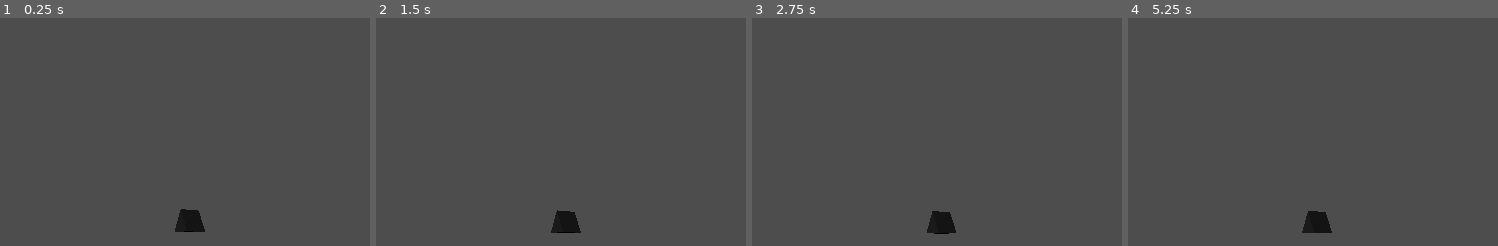
Above: before the commit, frames 1-4 (left to right).
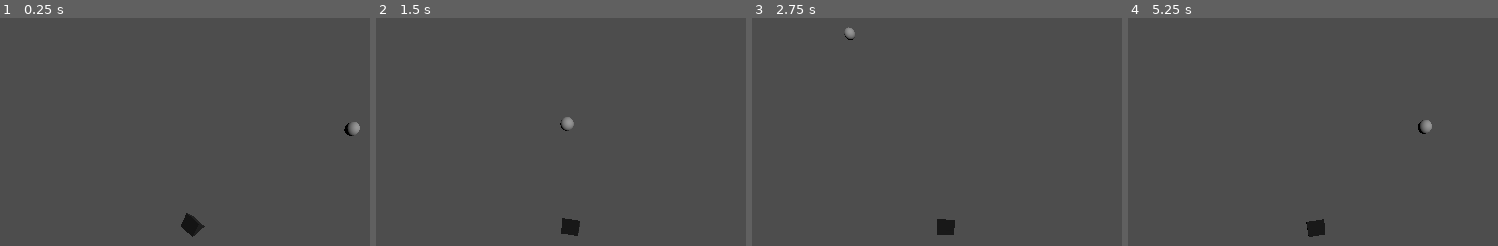
Above: after the commit, the same moments.

Repository: thygrrr/minijam-2023-11
Game: Godot game, scene res://game-moritz.tscn
Same seed, same stepped clock (60 frames per second), same inputs: the game is played once before the commit and once after it.
Inputs:
- Up to frame 1 (0.25 s): no input
- Up to frame 2 (1.5 s): hold D (right, bound only after the commit) 0.53-1.28 s; tap Enter at 1.25 s; hold S (down, bound only after the commit) from 1.28 s (still down)
- Up to frame 3 (2.75 s): release S (down, bound only after the commit) at 2.03 s; hold D (right, bound only after the commit) from 2.03 s (still down)
- Up to frame 4 (5.25 s): release D (right, bound only after the commit) at 2.78 s; hold W (up, bound only after the commit) 2.78-3.53 s; hold A (left, bound only after the commit) 3.53-5.03 s; tap Space at 4.25 s; tap Enter at 5 s; hold S (down, bound only after the commit) from 5.03 s (still down)

The runs differ from the first frame. In frame 1, 0.5% of the frame differs, in the area x 47-98%, y 45-97%; in frame 2, 0.5%; in frame 3, 0.5%; in frame 4, 0.6%, in the area x 47-83%, y 44-97%.

Commit message:
add dog movement

Diff:
--- a/actors/dog.tscn
+++ b/actors/dog.tscn
@@ -15,14 +15,13 @@
 [node name="Dog + Camera Scene" type="Node3D"]
 
 [node name="Camera Rig" parent="." instance=ExtResource("1_sbolm")]
-transform = Transform3D(1, 0, 0, 0, 1, 0, 0, 0, 1, 0, 10, 9.38028)
+transform = Transform3D(1, 0, 0, 0, 1, 0, 0, 0, 1, 0, 16.0724, 9.38028)
 
 [node name="Follow Plane" parent="Camera Rig" index="0" node_paths=PackedStringArray("target")]
-top_level = true
 target = NodePath("../../Dog Controller/Dog Character Mesh")
+scaling = Vector3(1, 1, 1)
 
 [node name="Camera3D" parent="Camera Rig/Follow Plane" index="0" node_paths=PackedStringArray("target")]
-transform = Transform3D(1, 0, 0, 0, 1, 0, 0, 0, 1, -0.000922889, 0.00114489, -0.00170684)
 target = NodePath("../../../Dog Controller/Dog Character Mesh")
 
 [node name="Dog Controller" type="CharacterBody3D" parent="." node_paths=PackedStringArray("observer")]
--- a/code/KinematicController.gd
+++ b/code/KinematicController.gd
@@ -9,7 +9,7 @@
 @export var observer : Camera3D
 
 func _physics_process(delta: float) -> void:
-	var input_dir := Input.get_vector("p1-left", "p1-right", "p1-forward", "p1-back")
+	var input_dir := Input.get_vector("left", "right", "up", "down")
 	var v := Vector3.ZERO
 
 	# Polynomial input scaling
--- a/project.godot
+++ b/project.godot
@@ -17,19 +17,35 @@
 
 [input]
 
-move_up={
+up={
 "deadzone": 0.5,
-"events": []
+"events": [Object(InputEventKey,"resource_local_to_scene":false,"resource_name":"","device":0,"window_id":0,"alt_pressed":false,"shift_pressed":false,"ctrl_pressed":false,"meta_pressed":false,"pressed":false,"keycode":0,"physical_keycode":87,"key_label":0,"unicode":0,"echo":false,"script":null)
+, Object(InputEventJoypadButton,"resource_local_to_scene":false,"resource_name":"","device":-1,"button_index":11,"pressure":0.0,"pressed":false,"script":null)
+, Object(InputEventJoypadMotion,"resource_local_to_scene":false,"resource_name":"","device":-1,"axis":1,"axis_value":-1.0,"script":null)
+, Object(InputEventKey,"resource_local_to_scene":false,"resource_name":"","device":0,"window_id":0,"alt_pressed":false,"shift_pressed":false,"ctrl_pressed":false,"meta_pressed":false,"pressed":false,"keycode":0,"physical_keycode":4194320,"key_label":0,"unicode":0,"echo":false,"script":null)
+]
 }
-move_down={
+down={
 "deadzone": 0.5,
-"events": []
+"events": [Object(InputEventKey,"resource_local_to_scene":false,"resource_name":"","device":0,"window_id":0,"alt_pressed":false,"shift_pressed":false,"ctrl_pressed":false,"meta_pressed":false,"pressed":false,"keycode":0,"physical_keycode":83,"key_label":0,"unicode":0,"echo":false,"script":null)
+, Object(InputEventJoypadButton,"resource_local_to_scene":false,"resource_name":"","device":-1,"button_index":12,"pressure":0.0,"pressed":false,"script":null)
+, Object(InputEventJoypadMotion,"resource_local_to_scene":false,"resource_name":"","device":-1,"axis":1,"axis_value":1.0,"script":null)
+, Object(InputEventKey,"resource_local_to_scene":false,"resource_name":"","device":0,"window_id":0,"alt_pressed":false,"shift_pressed":false,"ctrl_pressed":false,"meta_pressed":false,"pressed":false,"keycode":0,"physical_keycode":4194322,"key_label":0,"unicode":0,"echo":false,"script":null)
+]
 }
-move_left={
+left={
 "deadzone": 0.5,
-"events": []
+"events": [Object(InputEventKey,"resource_local_to_scene":false,"resource_name":"","device":0,"window_id":0,"alt_pressed":false,"shift_pressed":false,"ctrl_pressed":false,"meta_pressed":false,"pressed":false,"keycode":0,"physical_keycode":65,"key_label":0,"unicode":0,"echo":false,"script":null)
+, Object(InputEventJoypadButton,"resource_local_to_scene":false,"resource_name":"","device":-1,"button_index":13,"pressure":0.0,"pressed":false,"script":null)
+, Object(InputEventJoypadMotion,"resource_local_to_scene":false,"resource_name":"","device":-1,"axis":0,"axis_value":-1.0,"script":null)
+, Object(InputEventKey,"resource_local_to_scene":false,"resource_name":"","device":0,"window_id":0,"alt_pressed":false,"shift_pressed":false,"ctrl_pressed":false,"meta_pressed":false,"pressed":false,"keycode":0,"physical_keycode":4194319,"key_label":0,"unicode":0,"echo":false,"script":null)
+]
 }
-move_right={
+right={
 "deadzone": 0.5,
-"events": []
+"events": [Object(InputEventKey,"resource_local_to_scene":false,"resource_name":"","device":0,"window_id":0,"alt_pressed":false,"shift_pressed":false,"ctrl_pressed":false,"meta_pressed":false,"pressed":false,"keycode":0,"physical_keycode":68,"key_label":0,"unicode":0,"echo":false,"script":null)
+, Object(InputEventJoypadButton,"resource_local_to_scene":false,"resource_name":"","device":-1,"button_index":14,"pressure":0.0,"pressed":false,"script":null)
+, Object(InputEventJoypadMotion,"resource_local_to_scene":false,"resource_name":"","device":-1,"axis":0,"axis_value":1.0,"script":null)
+, Object(InputEventKey,"resource_local_to_scene":false,"resource_name":"","device":0,"window_id":0,"alt_pressed":false,"shift_pressed":false,"ctrl_pressed":false,"meta_pressed":false,"pressed":false,"keycode":0,"physical_keycode":4194321,"key_label":0,"unicode":0,"echo":false,"script":null)
+]
 }
